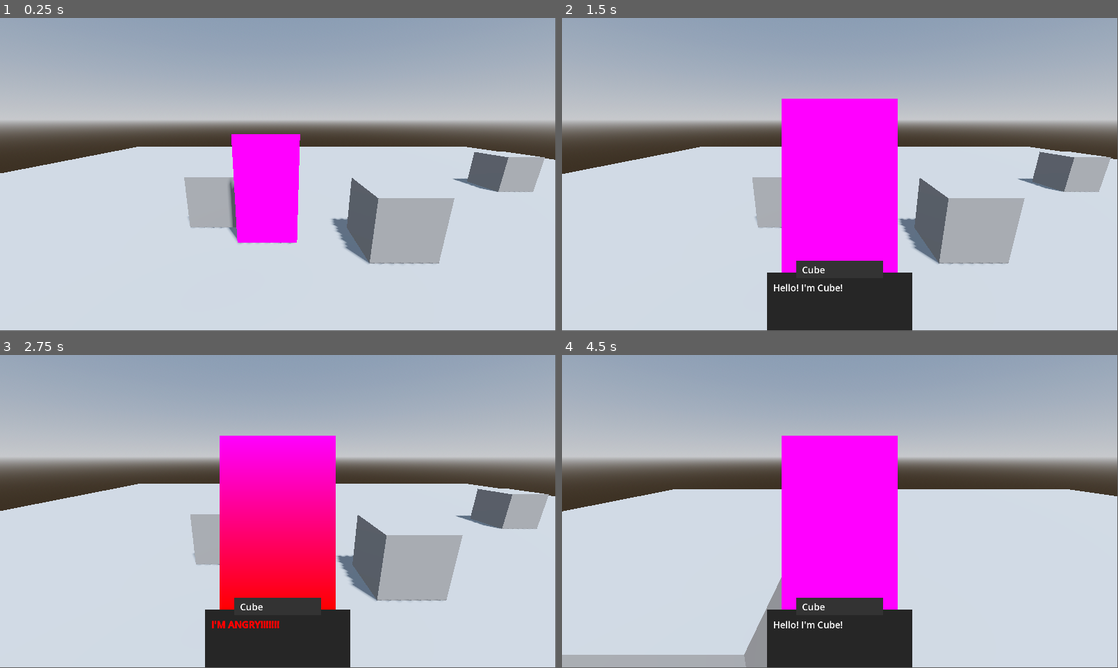
Above: before the commit, frames 1-4 (two rows, left to right).
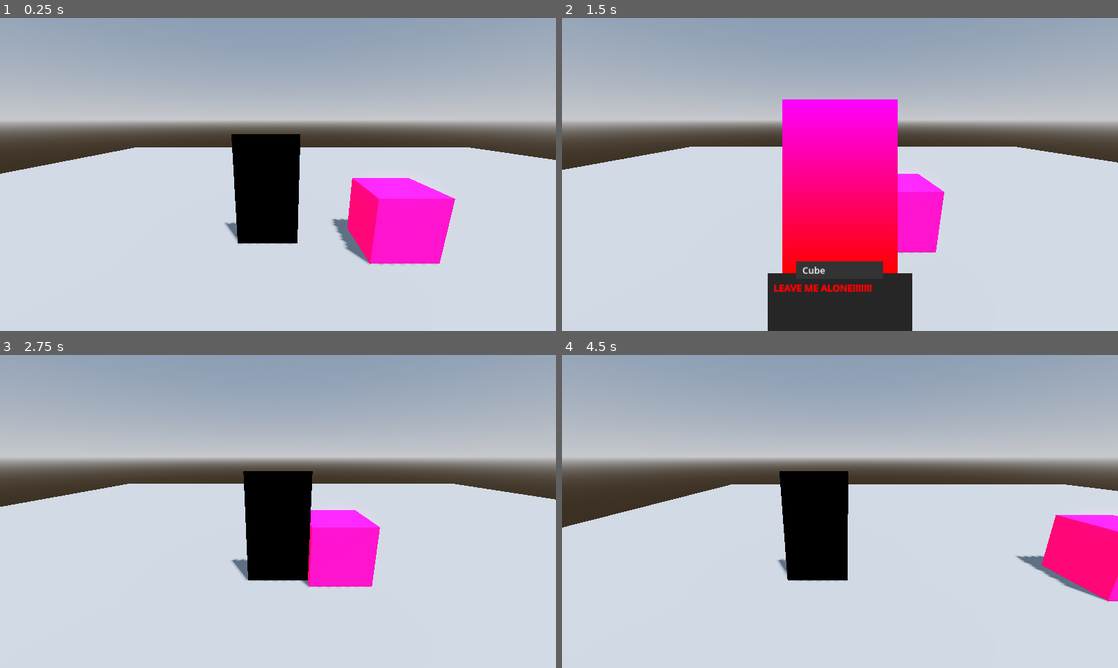
Above: after the commit, the same moments.

Repository: OIIOIIOI/gwj-79-v2
Game: Godot game, scene res://scenes/main/main.tscn
Two runs of this game, one before a commit and one after it. Both use one fixed random seed, a clock stepped at 60 frames per second and the inputs below.
Inputs:
- Up to frame 1 (0.25 s): no input
- Up to frame 2 (1.5 s): hold Right (move_right) 0.53-1.28 s; hold E (action) 0.53-1.28 s; hold Down (move_down) from 1.28 s (still down); tap E (action) at 1.35 s
- Up to frame 3 (2.75 s): tap Enter at 2 s; release Down (move_down) at 2.03 s; hold Right (move_right) from 2.03 s (still down); hold E (action) from 2.03 s (still down)
- Up to frame 4 (4.5 s): tap Space at 2.75 s; release Right (move_right) at 2.78 s; release E (action) at 2.78 s; hold Up (move_up) 2.78-3.53 s; tap E (action) at 2.85, 4.35 s; hold E (action) 3.53-4.28 s; hold Left (move_left) from 3.53 s (still down)
In our replay, the window is 799x449 before the commit and 800x450 after it. These sizes can differ from the game's own. Grey fills any space a smaller window leaves; there, only what the larger window draws over its background counts as a difference.

The runs differ from the first frame. In frame 1, 12% of the frame differs, in the area x 0-100%, y 0-79%; in frame 2, 18%; in frame 3, 24%, in the area x 0-100%, y 0-100%; in frame 4, 23%.

Commit message:
dialog/interaction system

Diff:
--- a/project.godot
+++ b/project.godot
@@ -29,6 +29,7 @@
 
 window/size/viewport_width=1920
 window/size/viewport_height=1080
+window/stretch/mode="canvas_items"
 window/vsync/vsync_mode=0
 
 [editor_plugins]
--- a/resources/cube_dialog.tres
+++ /dev/null
@@ -1,44 +0,0 @@
-[gd_resource type="Resource" script_class="Dialog" load_steps=10 format=3 uid="uid://bjnfa1aj6pb1n"]
-
-[ext_resource type="Script" path="res://resources/dialog_chunk.gd" id="1_1nhan"]
-[ext_resource type="Script" path="res://resources/game_action.gd" id="2_7cbtm"]
-[ext_resource type="Script" path="res://resources/dialog.gd" id="2_8sg7q"]
-
-[sub_resource type="Resource" id="Resource_0bvdo"]
-script = ExtResource("1_1nhan")
-speaker_name = ""
-text = "You approach the strange cube in the middle of the town square..."
-style = 1
-actions = Array[ExtResource("2_7cbtm")]([])
-
-[sub_resource type="PlaceholderTexture2D" id="PlaceholderTexture2D_xrxxu"]
-size = Vector2(400, 600)
-
-[sub_resource type="Resource" id="Resource_mo0k1"]
-script = ExtResource("1_1nhan")
-speaker_name = "Cube"
-sprite = SubResource("PlaceholderTexture2D_xrxxu")
-text = "Hello! I'm Cube!"
-style = 0
-actions = Array[ExtResource("2_7cbtm")]([])
-
-[sub_resource type="Gradient" id="Gradient_6vnmv"]
-colors = PackedColorArray(1, 0, 1, 1, 1, 0, 0, 1)
-
-[sub_resource type="GradientTexture2D" id="GradientTexture2D_dgn88"]
-gradient = SubResource("Gradient_6vnmv")
-width = 400
-height = 600
-fill_to = Vector2(0, 1)
-
-[sub_resource type="Resource" id="Resource_nqyxj"]
-script = ExtResource("1_1nhan")
-speaker_name = "Cube"
-sprite = SubResource("GradientTexture2D_dgn88")
-text = "I'M ANGRY!!!!!!!"
-style = 2
-actions = Array[ExtResource("2_7cbtm")]([])
-
-[resource]
-script = ExtResource("2_8sg7q")
-chunks = Array[ExtResource("1_1nhan")]([SubResource("Resource_0bvdo"), SubResource("Resource_mo0k1"), SubResource("Resource_nqyxj")])
--- /dev/null
+++ b/resources/dialogs/cube_dialog.tres
@@ -0,0 +1,51 @@
+[gd_resource type="Resource" script_class="Dialog" load_steps=11 format=3 uid="uid://bjnfa1aj6pb1n"]
+
+[ext_resource type="Script" path="res://resources/dialogs/dialog_chunk.gd" id="1_5hk7d"]
+[ext_resource type="Script" path="res://resources/game_action.gd" id="2_22wsb"]
+[ext_resource type="Script" path="res://resources/dialogs/dialog.gd" id="3_0o0es"]
+
+[sub_resource type="Resource" id="Resource_0bvdo"]
+script = ExtResource("1_5hk7d")
+speaker_name = ""
+text = "You approach the strange cube in the middle of the town square..."
+style = 1
+actions = Array[ExtResource("2_22wsb")]([])
+
+[sub_resource type="PlaceholderTexture2D" id="PlaceholderTexture2D_xrxxu"]
+size = Vector2(400, 600)
+
+[sub_resource type="Resource" id="Resource_mo0k1"]
+script = ExtResource("1_5hk7d")
+speaker_name = "Cube"
+sprite = SubResource("PlaceholderTexture2D_xrxxu")
+text = "Hello! I'm Cube!"
+style = 0
+actions = Array[ExtResource("2_22wsb")]([])
+
+[sub_resource type="Gradient" id="Gradient_6vnmv"]
+colors = PackedColorArray(1, 0, 1, 1, 1, 0, 0, 1)
+
+[sub_resource type="GradientTexture2D" id="GradientTexture2D_dgn88"]
+gradient = SubResource("Gradient_6vnmv")
+width = 400
+height = 600
+fill_to = Vector2(0, 1)
+
+[sub_resource type="Resource" id="Resource_nqyxj"]
+script = ExtResource("1_5hk7d")
+speaker_name = "Cube"
+sprite = SubResource("GradientTexture2D_dgn88")
+text = "I'M ANGRY!!!!!!!"
+style = 2
+actions = Array[ExtResource("2_22wsb")]([])
+
+[sub_resource type="Resource" id="Resource_ss3av"]
+script = ExtResource("1_5hk7d")
+speaker_name = ""
+text = "You decide to leave it alone for now..."
+style = 1
+actions = Array[ExtResource("2_22wsb")]([])
+
+[resource]
+script = ExtResource("3_0o0es")
+chunks = Array[ExtResource("1_5hk7d")]([SubResource("Resource_0bvdo"), SubResource("Resource_mo0k1"), SubResource("Resource_nqyxj"), SubResource("Resource_ss3av")])
--- /dev/null
+++ b/resources/dialogs/cube_dialog_2.tres
@@ -0,0 +1,26 @@
+[gd_resource type="Resource" script_class="Dialog" load_steps=7 format=3 uid="uid://jeoopaiy6ghn"]
+
+[ext_resource type="Script" path="res://resources/dialogs/dialog_chunk.gd" id="1_c0rmk"]
+[ext_resource type="Script" path="res://resources/dialogs/dialog.gd" id="2_daecu"]
+[ext_resource type="Script" path="res://resources/game_action.gd" id="2_tpqju"]
+
+[sub_resource type="Gradient" id="Gradient_6vnmv"]
+colors = PackedColorArray(1, 0, 1, 1, 1, 0, 0, 1)
+
+[sub_resource type="GradientTexture2D" id="GradientTexture2D_c6ky5"]
+gradient = SubResource("Gradient_6vnmv")
+width = 400
+height = 600
+fill_to = Vector2(0, 1)
+
+[sub_resource type="Resource" id="Resource_j4n54"]
+script = ExtResource("1_c0rmk")
+speaker_name = "Cube"
+sprite = SubResource("GradientTexture2D_c6ky5")
+text = "LEAVE ME ALONE!!!!!!!"
+style = 2
+actions = Array[ExtResource("2_tpqju")]([])
+
+[resource]
+script = ExtResource("2_daecu")
+chunks = Array[ExtResource("1_c0rmk")]([SubResource("Resource_j4n54")])
--- a/scenes/components/interaction_component/interaction_component.gd
+++ b/scenes/components/interaction_component/interaction_component.gd
@@ -7,7 +7,7 @@
 @export var radius := 1.0
 
 
-var is_active := false
+var is_in_range := false
 
 
 @onready var collision_shape_3d: CollisionShape3D = $CollisionShape3D
@@ -24,10 +24,10 @@
 func on_body_entered(body: Node3D) -> void:
 	#print("on_body_entered", body.name)
 	if body is Player:
-		is_active = true
+		is_in_range = true
 
 
 func on_body_exited(body: Node3D) -> void:
 	#print("on_body_exited", body.name)
 	if body is Player:
-		is_active = false
+		is_in_range = false
--- a/scenes/components/interaction_manager/interaction_manager.gd
+++ b/scenes/components/interaction_manager/interaction_manager.gd
@@ -13,15 +13,24 @@
 
 func _process(_delta: float) -> void:
 	if can_interact && Input.is_action_just_pressed(&"action"):
+		print("InteractionManager Action detected")
 		activate_closest_interactable()
+
+
+#func _unhandled_input(event: InputEvent) -> void:
+	#if event.is_action_pressed(&"action"):
+		#print("InteractionManager _unhandled_input")
+	#if can_interact && event.is_action_pressed(&"action"):
+		#get_viewport().set_input_as_handled()
+		#activate_closest_interactable()
 
 
 func activate_closest_interactable() -> void:
 	var all_active := get_active_interactables()
 	#print("Found ", all_active.size(), " interactables")
 	var closest := get_closest_interactable(all_active)
-	#print("Closest: ", closest.name if closest else "None")
 	if closest:
+		print("Closest: ", closest.name)
 		activate_interactable(closest)
 
 
@@ -31,7 +40,7 @@
 	var interactables = get_tree().get_nodes_in_group(&"interactables")
 	for interactable in interactables:
 		if interactable is InteractionComponent:
-			if interactable.is_active:
+			if interactable.is_in_range:
 				active_interactables.append(interactable)
 
 	return active_interactables
--- a/scenes/locations/town_square/town_square.tscn
+++ b/scenes/locations/town_square/town_square.tscn
@@ -1,8 +1,7 @@
-[gd_scene load_steps=10 format=3 uid="uid://ceqi82i6u6pkp"]
+[gd_scene load_steps=8 format=3 uid="uid://ceqi82i6u6pkp"]
 
 [ext_resource type="PackedScene" uid="uid://b1ld03ghdjeed" path="res://scenes/components/interaction_component/interaction_component.tscn" id="1_7ivpw"]
-[ext_resource type="Script" path="res://resources/game_action.gd" id="2_4t0ku"]
-[ext_resource type="Resource" uid="uid://bjnfa1aj6pb1n" path="res://resources/cube_dialog.tres" id="2_qdubf"]
+[ext_resource type="Resource" uid="uid://jeoopaiy6ghn" path="res://resources/dialogs/cube_dialog_2.tres" id="2_yei84"]
 
 [sub_resource type="WorldBoundaryShape3D" id="WorldBoundaryShape3D_ojx1x"]
 
@@ -13,15 +12,12 @@
 
 [sub_resource type="BoxMesh" id="BoxMesh_sfaif"]
 
-[sub_resource type="Resource" id="Resource_n60lr"]
-script = ExtResource("2_4t0ku")
-name = "add_step"
-value = "step_a"
-
-[sub_resource type="Resource" id="Resource_a42ge"]
-script = ExtResource("2_4t0ku")
-name = "update_score"
-value = "42"
+[sub_resource type="StandardMaterial3D" id="StandardMaterial3D_wccme"]
+albedo_color = Color(0.65, 0, 0.65, 1)
+emission_enabled = true
+emission = Color(1, 0, 0, 1)
+rim = 0.05
+rim_tint = 0.19
 
 [node name="TownSquare" type="Node3D"]
 
@@ -43,42 +39,9 @@
 
 [node name="MeshInstance3D" type="MeshInstance3D" parent="Cube"]
 mesh = SubResource("BoxMesh_sfaif")
+surface_material_override/0 = SubResource("StandardMaterial3D_wccme")
 
 [node name="CubeIC" parent="Cube" instance=ExtResource("1_7ivpw")]
 collision_layer = 4
 collision_mask = 2
-actions = Array[ExtResource("2_4t0ku")]([SubResource("Resource_n60lr"), SubResource("Resource_a42ge")])
-dialog = ExtResource("2_qdubf")
-
-[node name="Cube2" type="StaticBody3D" parent="."]
-transform = Transform3D(1, 0, 0, 0, 1, 0, 0, 0, 1, 5, 0.5, -3)
-collision_layer = 8
-collision_mask = 3
-
-[node name="CollisionShape3D" type="CollisionShape3D" parent="Cube2"]
-shape = SubResource("BoxShape3D_mp5tw")
-
-[node name="MeshInstance3D" type="MeshInstance3D" parent="Cube2"]
-mesh = SubResource("BoxMesh_sfaif")
-
-[node name="Cube2IC" parent="Cube2" instance=ExtResource("1_7ivpw")]
-collision_layer = 4
-collision_mask = 2
-dialog = ExtResource("2_qdubf")
-
-[node name="Cube3" type="StaticBody3D" parent="."]
-transform = Transform3D(1, 0, 0, 0, 1, 0, 0, 0, 1, -3, 0.5, -1)
-collision_layer = 8
-collision_mask = 3
-
-[node name="CollisionShape3D" type="CollisionShape3D" parent="Cube3"]
-shape = SubResource("BoxShape3D_mp5tw")
-
-[node name="MeshInstance3D" type="MeshInstance3D" parent="Cube3"]
-mesh = SubResource("BoxMesh_sfaif")
-
-[node name="Cube3IC" parent="Cube3" instance=ExtResource("1_7ivpw")]
-collision_layer = 4
-collision_mask = 2
-dialog = ExtResource("2_qdubf")
-radius = 3.0
+dialog = ExtResource("2_yei84")
--- a/scenes/player/player.tscn
+++ b/scenes/player/player.tscn
@@ -17,6 +17,7 @@
 transform = Transform3D(1, 0, 0, 0, 1, 0, 0, 0, 1, 0, 0.9, 0)
 
 [node name="Sprite3D" type="Sprite3D" parent="Visuals"]
+modulate = Color(0, 0, 0, 1)
 transparent = false
 double_sided = false
 texture = SubResource("PlaceholderTexture2D_wluhy")
--- a/scenes/ui/dialog_ui/dialog_ui.gd
+++ b/scenes/ui/dialog_ui/dialog_ui.gd
@@ -28,6 +28,7 @@
 
 func _process(_delta: float) -> void:
 	if is_active && Input.is_action_just_pressed(&"action"):
+		print("DialogUI Action detected: ", current_dialog)
 		display_next_chunk()
 
 
@@ -50,18 +51,21 @@
 func end_dialog() -> void:
 	reset_ui()
 
-	is_active = false
 	current_dialog = null
 	current_chunk_index = 0
 
 	GameEvents.dialog_ended.emit()
+
+	await get_tree().process_frame
+	is_active = false
 
 
 func display_current_chunk() -> void:
 	var chunk := current_dialog.chunks[current_chunk_index]
 
 	# Set text style and content
-	text_label.text = ""
+	#text_label.text = ""
+	text_label.clear()
 	match chunk.style:
 		DialogChunk.DIALOG_CHUNK_STYLE.Comment:
 			text_label.push_italics()
@@ -89,6 +93,10 @@
 	else:
 		speaker_sprite.texture = null
 
+	# Force a layout refresh to fix positioning bug
+	visible = false
+	visible = true
+
 
 func display_next_chunk() -> void:
 	if current_chunk_index < current_dialog.chunks.size() - 1:
--- a/scenes/ui/dialog_ui/dialog_ui.tscn
+++ b/scenes/ui/dialog_ui/dialog_ui.tscn
@@ -19,6 +19,7 @@
 anchor_bottom = 1.0
 grow_horizontal = 2
 grow_vertical = 0
+mouse_filter = 2
 
 [node name="VBoxContainer" type="VBoxContainer" parent="CenterContainer"]
 layout_mode = 2
Renamed: resources/dialog.gd -> resources/dialogs/dialog.gd
Renamed: resources/dialog_chunk.gd -> resources/dialogs/dialog_chunk.gd
